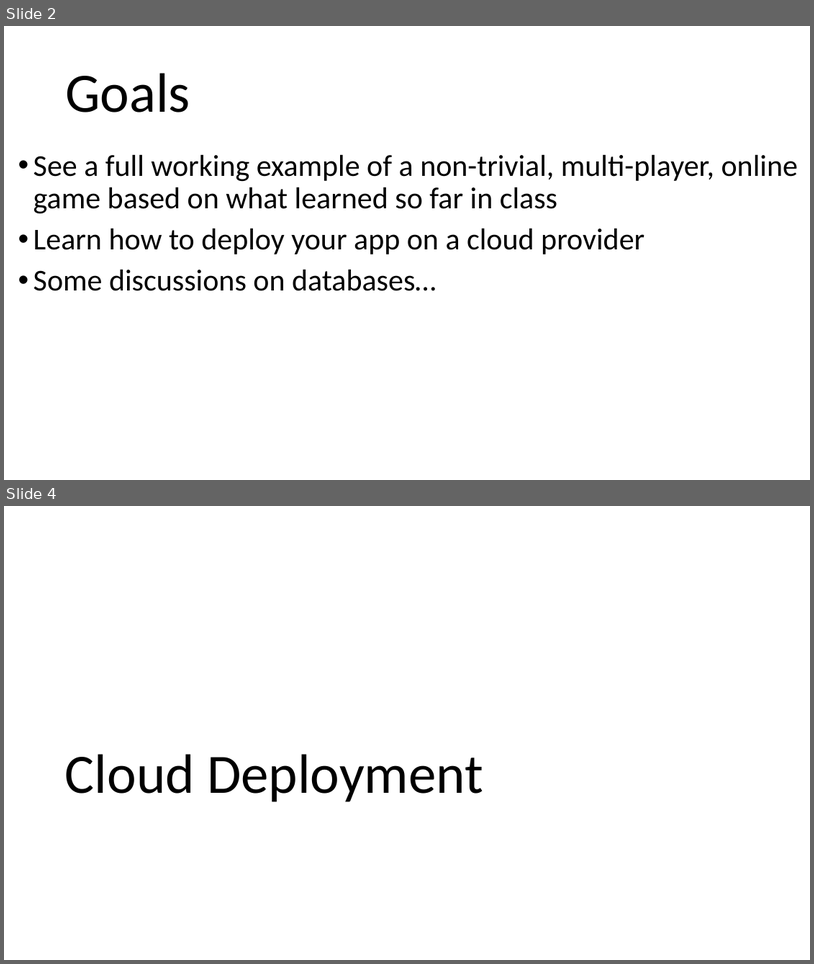
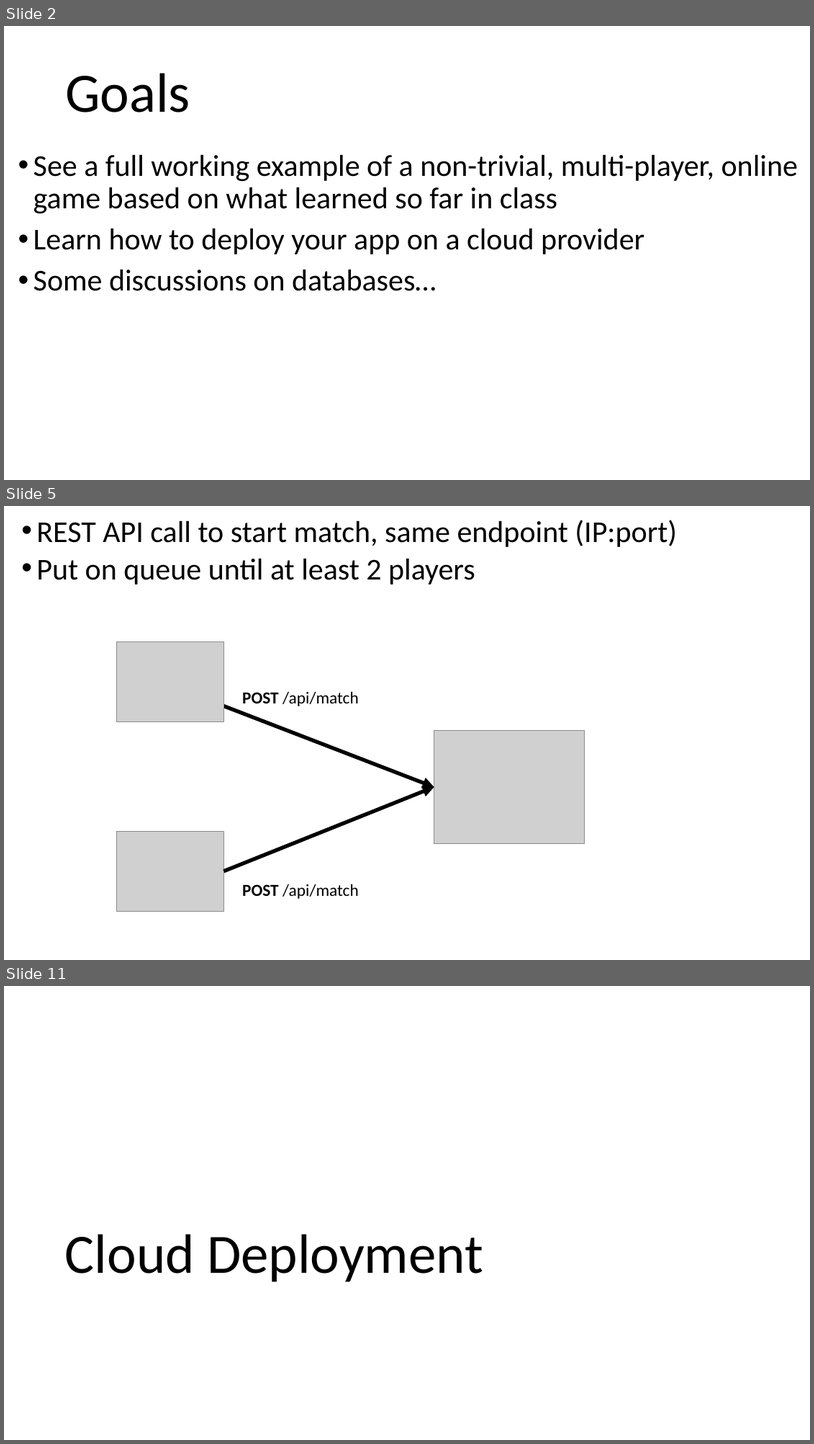
Before and after one commit to arcuri82/web_development_and_api_design, a slide deck: docs/slides/lesson_10.pptx. Shown one above the other, each under a label of ours: slides 2 and 4 before the commit, slides 2, 5 and 11 after it; the slides between them are not shown. The pictures are 814x964 and 814x1444 pixels, drawn with LibreOffice and Linux fonts; fonts in the diff are those of the drawing; grey boxes stand for pictures. Boxes give left, top, right and bottom in pixels: in the first picture for what was removed or moved away, otherwise in the second. Text is boxed around its words. In the diff, an @@ line names an element or a change of style, - is before the commit and + after.

```diff
--- a/docs/slides/lesson_10.pptx
+++ b/docs/slides/lesson_10.pptx
@@ slide 5 added at box(4, 506, 810, 960), background #FFFFFF @@
@@ text added at box(36, 520, 677, 584), 36 pt, text #000000 @@
+• REST API call to start match, same endpoint (IP:port)
+• Put on queue until at least 2 players
@@ picture added at box(117, 641, 224, 722) @@
@@ text added at box(242, 691, 359, 706), 20 pt, text #000000 @@
+POST /api/match
@@ arrow added from (217, 703) to (434, 787), #000000 4.5 pt @@
@@ picture added at box(434, 731, 584, 844) @@
@@ arrow added from (224, 871) to (434, 787), #000000 4.5 pt @@
@@ picture added at box(117, 831, 224, 911) @@
@@ text added at box(242, 883, 359, 898), 20 pt, text #000000 @@
+POST /api/match
@@ what was slide 4 is now slide 11 @@
```
Also in this commit, not shown: 3 slides changed, 7 other slides added, 1 other file.
